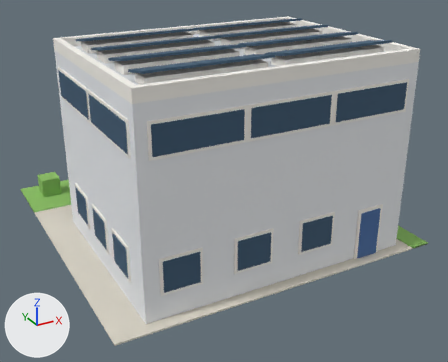
An edit to the glTF model assets/models/I022-2.glb, drawn before and after from the same camera.
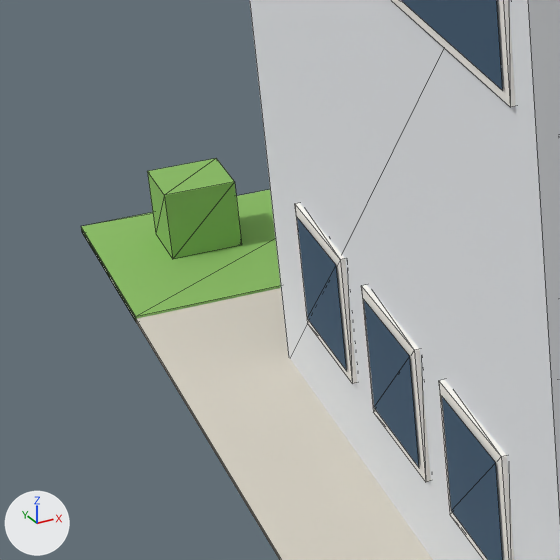
Old and new are each drawn whole from a 50 mm camera at (-13.5, -26.5, 15.0) aimed at (0.3, -1.4, 2.45) and again close up on the part from 0% to 32% of the width and 36% to 76% of the height. Lighting does not change. The marker at lower left points along +X, +Y and +Z. The last two pictures show the newer version. The close-ups show mesh edges as thin lines. Where no turn or scale is listed for an object, it has been applied to the vertices. Vertices at exactly the same position are counted once.

In view in the first close-up: 'band_frame.002', 'lawn', 'store', 'tree_spot', 'window_band.007', 'window_frame', 'window_frame.001', 'window_frame.002', 'window_glass', 'window_glass.001', 'window_glass.002', 'yard'.
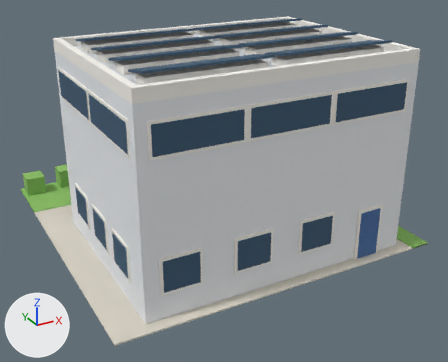
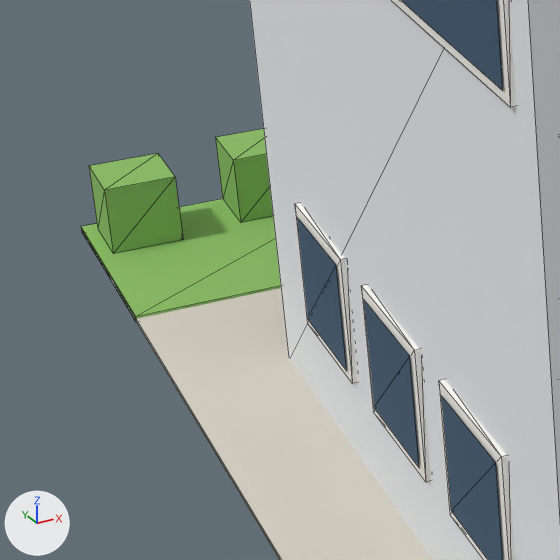
Pixel boxes [x1, y1, x2, y2] of what changed, in the close-ups (560 x 560 px):
```json
{"object": "tree_spot", "change": "moved", "before": [147, 158, 242, 259], "after": [89, 153, 183, 254]}
{"object": "tree_spot.001", "change": "moved", "after": [215, 129, 273, 222], "on screen": "not visible before"}
```

Scene script edits in JSON lines:
```json
{"block": "me_mesh_4", "where": "# used by ob_tree_spot; location = (0.0, 0.0, 0.0)"}
{"op": "remove", "block": "me_mesh_4", "code": "me_mesh_4.from_pydata(...)  # 8 vertices, 12 faces; spans x -7.1..-6.1, y 6.2..7.2, z 0.09..1.09"}
{"op": "add", "block": "me_mesh_4", "code": "me_mesh_4.from_pydata(...)  # 8 vertices, 12 faces; spans x -7.8..-6.8, y 6.8..7.8, z 0.09..1.09"}
{"block": "me_mesh_4", "change": "me_mesh_4 part 1: the whole mesh is moved by (-0.7, 0.6, 0.0)"}
{"block": "me_mesh_5", "where": "# used by ob_tree_spot_001; location = (0.0, 0.0, 0.0)"}
{"op": "remove", "block": "me_mesh_5", "code": "me_mesh_5.from_pydata(...)  # 8 vertices, 12 faces; spans x -4.7..-3.7, y 6.2..7.2, z 0.09..1.09"}
{"op": "add", "block": "me_mesh_5", "code": "me_mesh_5.from_pydata(...)  # 8 vertices, 12 faces; spans x -5.9..-4.9, y 7.0..8.0, z 0.09..1.09"}
{"block": "me_mesh_5", "change": "me_mesh_5 part 2: the whole mesh is moved by (-1.2, 0.8, 0.0)"}
```
